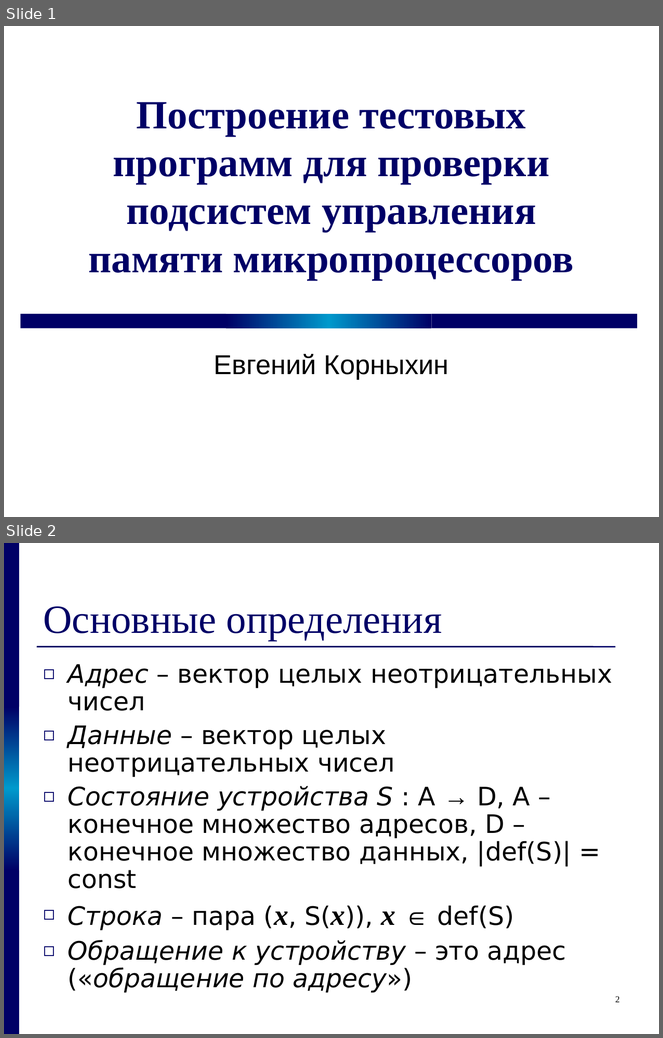
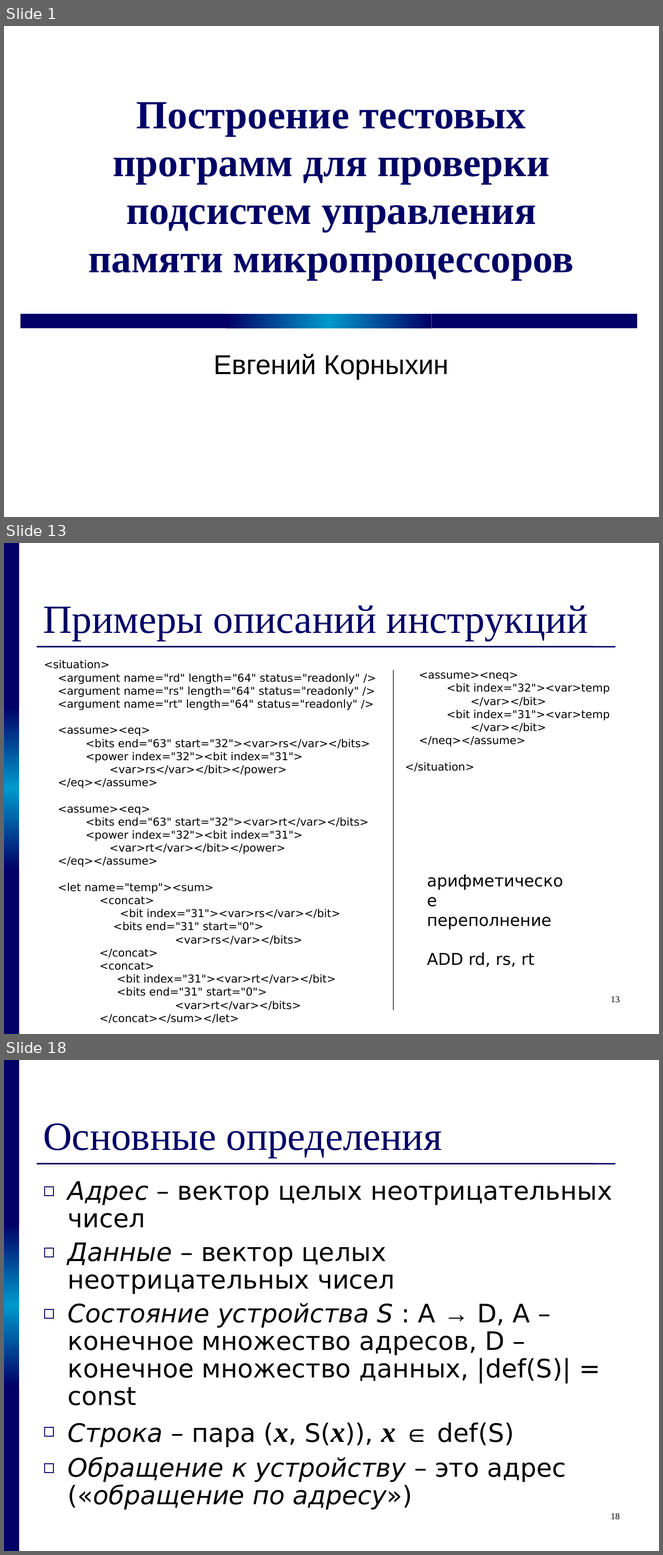
Before and after one commit to kornevgen/tesla-project, a slide deck: papers/THESIS/talks/z2611.ppt. Shown one above the other, each under a label of ours: slides 1 and 2 before the commit, slides 1, 13 and 18 after it; the slides between them are not shown. The pictures are 663x1038 and 663x1555 pixels, drawn with LibreOffice and Linux fonts; fonts in the diff are those of the drawing. Boxes give left, top, right and bottom in pixels: in the first picture for what was removed or moved away, otherwise in the second. Text is boxed around its words. In the diff, an @@ line names an element or a change of style, - is before the commit and + after.

```diff
--- a/papers/THESIS/talks/z2611.ppt
+++ b/papers/THESIS/talks/z2611.ppt
@@ slide 13 added at [4, 543, 659, 1034], background #FFFFFF; not listed: 4 template elements that a slide beside it also shows @@
@@ title added at [43, 605, 588, 641], 44 pt, text #000066 @@
+Примеры описаний инструкций
@@ text added at [44, 660, 370, 1023], 12 pt, text #000000 @@
+<situation>
+<argument name="rd" length="64" status="readonly" />
+<argument name="rs" length="64" status="readonly" />
+<argument name="rt" length="64" status="readonly" />
+<assume><eq>
+<bits end="63" start="32"><var>rs</var></bits>
+<power index="32"><bit index="31">
+<var>rs</var></bit></power>
+</eq></assume>
+<assume><eq>
+<bits end="63" start="32"><var>rt</var></bits>
+<power index="32"><bit index="31">
+<var>rt</var></bit></power>
+</eq></assume>
+<let name="temp"><sum>
+<concat>
+<bit index="31"><var>rs</var></bit>
+<bits end="31" start="0">
+<var>rs</var></bits>
+</concat>
+<concat>
+<bit index="31"><var>rt</var></bit>
+<bits end="31" start="0">
+<var>rt</var></bits>
+</concat></sum></let>
@@ line added from (393, 670) to (393, 1011), #000000 0.74 pt @@
@@ text added at [405, 672, 610, 772], 12 pt, text #000000 @@
+<assume><neq>
+<bit index="32"><var>temp
+</var></bit>
+<bit index="31"><var>temp
+</var></bit>
+</neq></assume>
+</situation>
@@ text added at [427, 917, 552, 967], 18 pt, text #000000 @@
+арифметическое
+переполнение
+ADD rd, rs, rt
@@ page number added at [611, 996, 620, 1003], 10 pt, text #000000 @@
+13
@@ what was slide 2 is now slide 18 @@
@@ page number at [611, 1513, 620, 1520]: text changed @@
-2
+18
```
Also in this commit, not shown: 1 slide changed, 16 other slides added, 3 slides removed.
